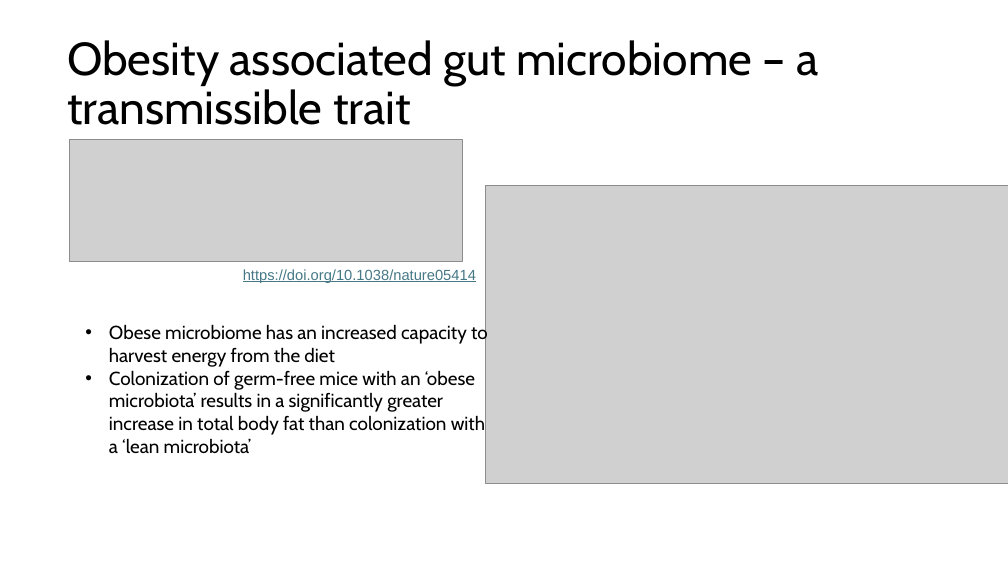
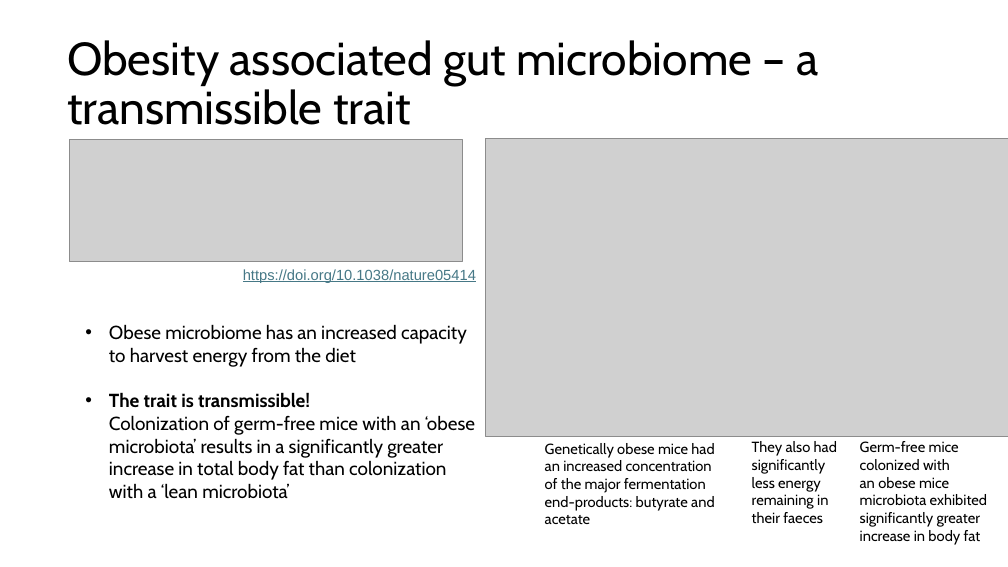
Before and after one commit to biosustain/dsp_metagenomics_training, a slide deck: slide 4 of course_contents/IntroMetagenomics.pptx (slide 3 before the commit). Drawn at 1008x567 pixels with LibreOffice and Linux fonts; fonts in the diff are those of the drawing; grey boxes stand for pictures. Boxes give left, top, right and bottom in pixels: in the first picture for what was removed or moved away, otherwise in the second. Text is boxed around its words. In the diff, an @@ line names an element or a change of style, - is before the commit and + after.

```diff
--- a/course_contents/IntroMetagenomics.pptx
+++ b/course_contents/IntroMetagenomics.pptx
@@ picture: place and size @@
-picture at [485, 185, 1008, 483]
+picture at [485, 138, 1008, 436]
@@ text at [109, 392, 475, 499]: text changed @@
-• Colonization of germ-free mice with an ‘obese microbiota’ results in a significantly greater increase in total body fat than colonization with a ‘lean microbiota’
+• The trait is transmissible!
+  Colonization of germ-free mice with an ‘obese microbiota’ results in a significantly greater increase in total body fat than colonization with a ‘lean microbiota’
@@ text added at [545, 443, 714, 524], 14 pt, text #000000 @@
+Genetically obese mice had an increased concentration of the major fermentation end-products: butyrate and acetate
@@ text added at [752, 441, 837, 523], 14 pt, text #000000 @@
+They also had significantly less energy remaining in their faeces
@@ text added at [860, 441, 987, 545], 14 pt, text #000000 @@
+Germ-free mice colonized with an obese mice microbiota exhibited significantly greater increase in body fat
```
Also in this commit, not shown: 20 other slides changed, 9 slides added, 1 slide removed, 1 other file.
